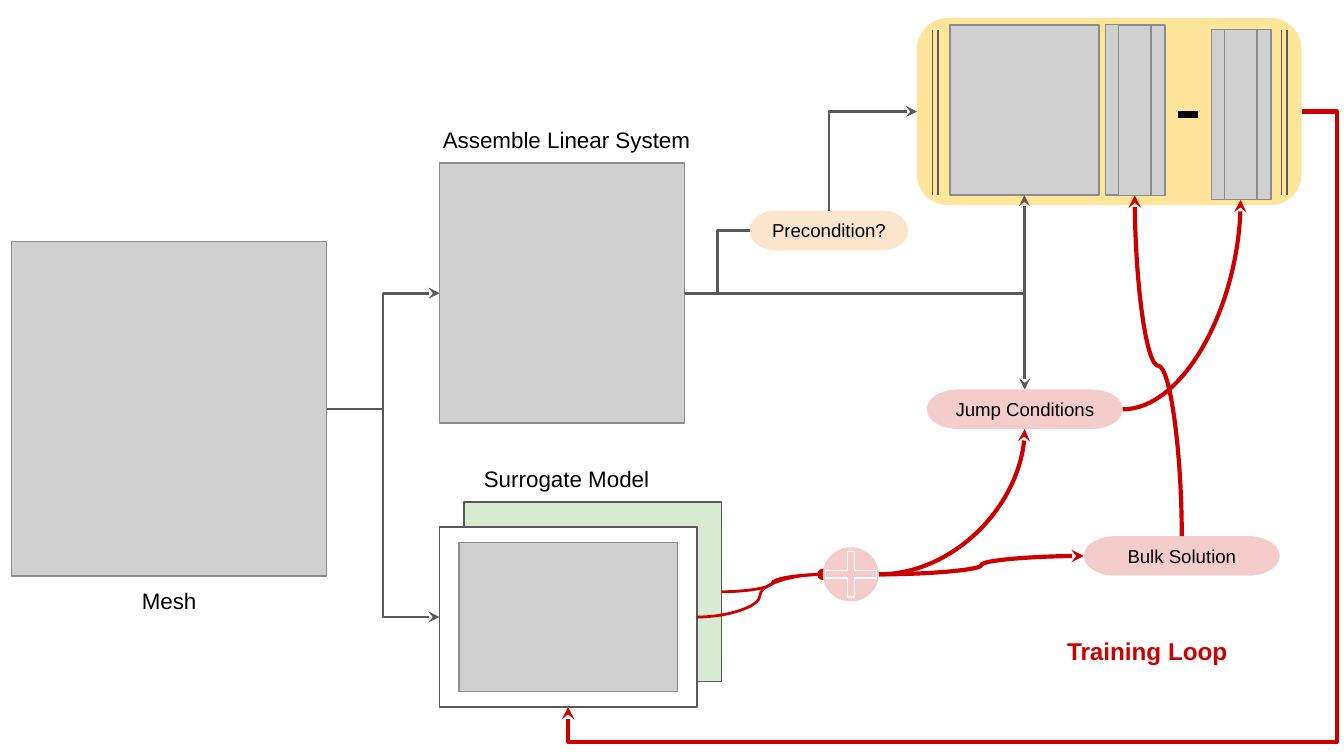
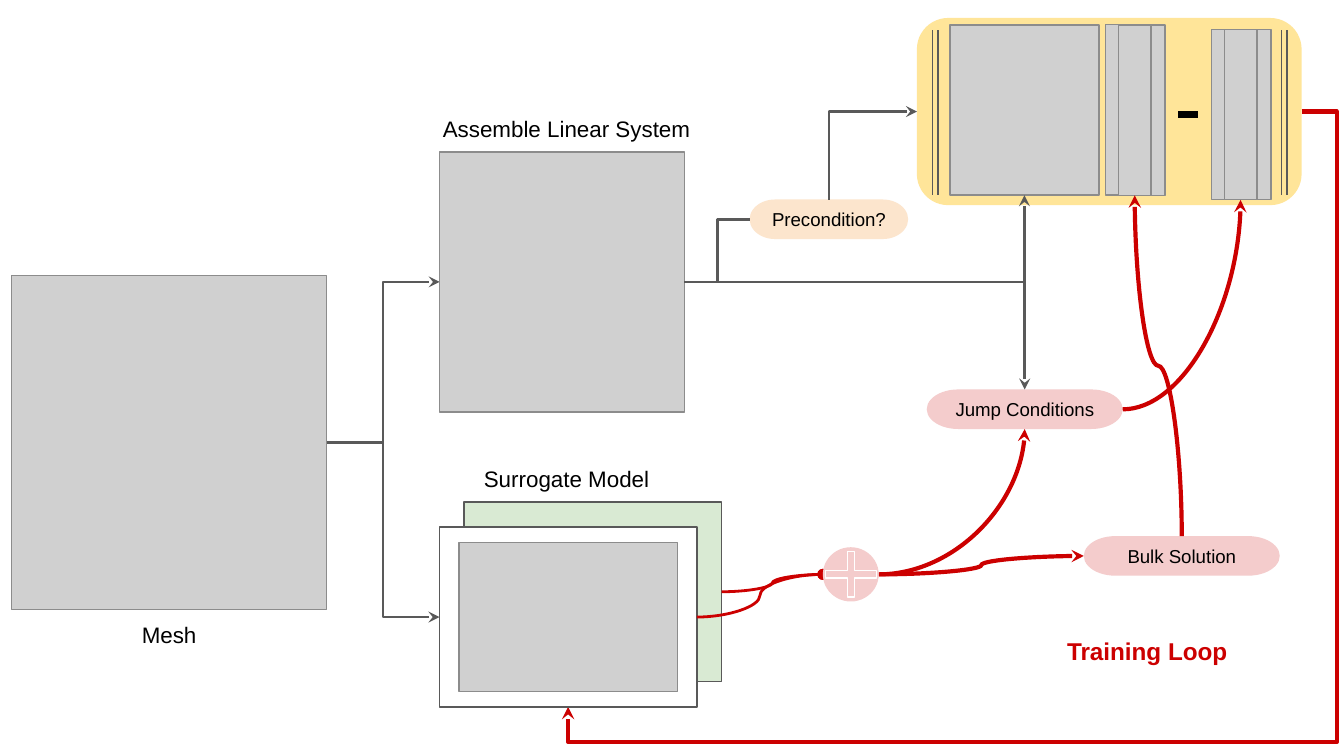
Before and after one commit to JAX-DIPS/JAX-DIPS, a slide deck: slide 2 of manuscript/figures/jax_dips_paper_v2.pptx. Drawn at 1344x756 pixels with LibreOffice and Linux fonts; fonts in the diff are those of the drawing; grey boxes stand for pictures. Boxes give left, top, right and bottom in pixels: in the first picture for what was removed or moved away, otherwise in the second. Text is boxed around its words. In the diff, an @@ line names an element or a change of style, - is before the commit and + after.

```diff
--- a/manuscript/figures/jax_dips_paper_v2.pptx
+++ b/manuscript/figures/jax_dips_paper_v2.pptx
@@ elbow arrow moved from (829, 211) - (917, 112) to (829, 199) - (917, 112) @@
@@ elbow arrow moved from (684, 293) - (1024, 195) to (684, 282) - (1024, 195) @@
@@ 1 picture, 1 text, 1 pill shape, 1 elbow line: place and size @@
-1 picture, 1 text, 1 pill shape, 1 elbow line at (439, 131, 909, 422)
+1 picture, 1 text, 1 pill shape, 1 elbow line at (439, 120, 909, 411)
@@ picture: place and size @@
-picture at (12, 242, 327, 577)
+picture at (12, 276, 327, 610)
@@ elbow arrow moved from (327, 409) - (439, 293) to (327, 442) - (439, 282) @@
@@ elbow arrow moved from (684, 293) - (1024, 390) to (684, 282) - (1024, 390) @@
@@ elbow arrow moved from (327, 409) - (439, 617) to (327, 442) - (439, 617) @@
@@ text "Mesh": place and size @@
-text "Mesh" at (142, 592, 197, 610)
+text "Mesh" at (142, 626, 197, 644)
```
Also in this commit, not shown: 11 other files.
